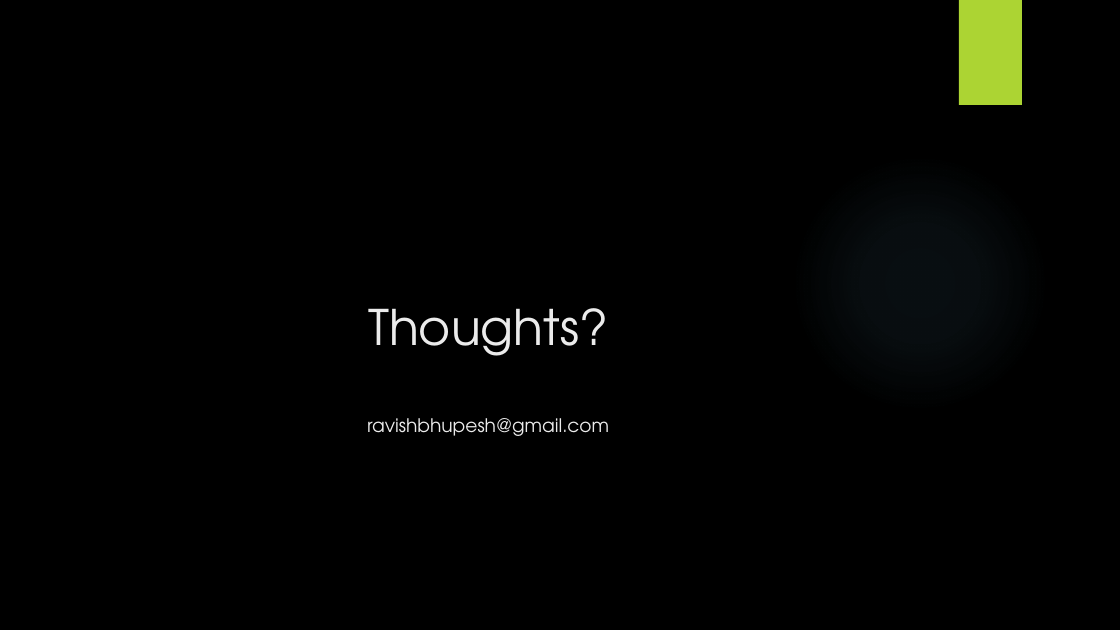
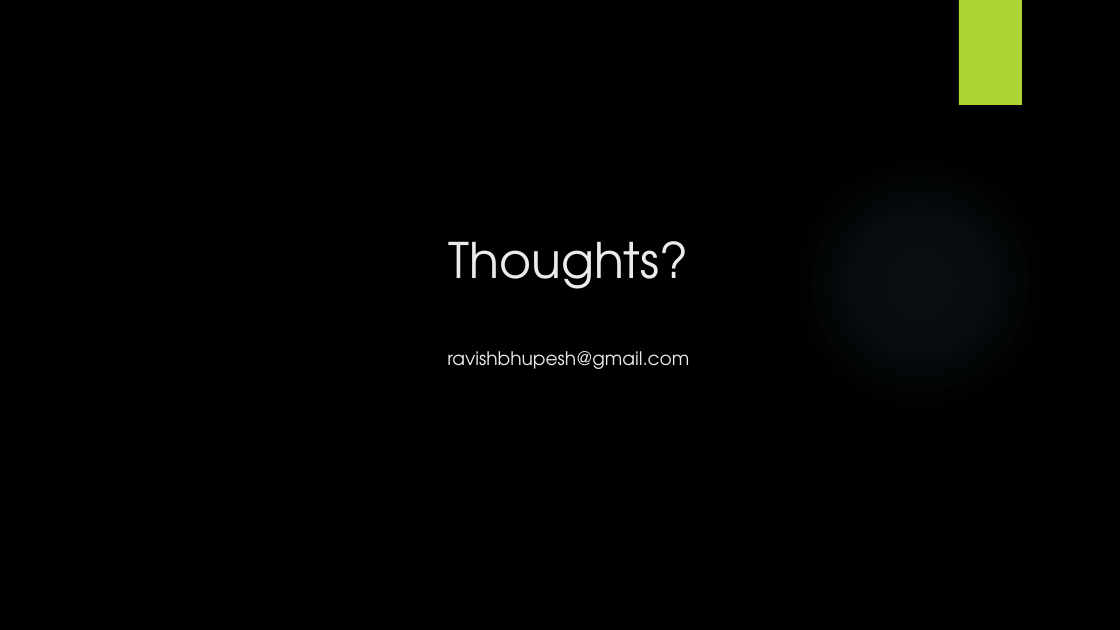
Before and after one commit to ravishbhupesh/labe, a slide deck: slide 9 of presentation/Solution_Labettor.pptx (slide 10 before the commit). Drawn at 1120x630 pixels with LibreOffice and Linux fonts; fonts in the diff are those of the drawing; background and template pictures are left out. Boxes give left, top, right and bottom in pixels: in the first picture for what was removed or moved away, otherwise in the second. Text is boxed around its words. In the diff, an @@ line names an element or a change of style, - is before the commit and + after.

```diff
--- a/presentation/Solution_Labettor.pptx
+++ b/presentation/Solution_Labettor.pptx
@@ title "Thoughts? ravishbhupesh@gmail.com": place and size @@
-title "Thoughts? ravishbhupesh@gmail.com" at <box>367,308,609,436</box>
+title "Thoughts? ravishbhupesh@gmail.com" at <box>447,241,689,369</box>
```
Also in this commit, not shown: 2 other slides changed, 1 slide removed, 2 other files.
